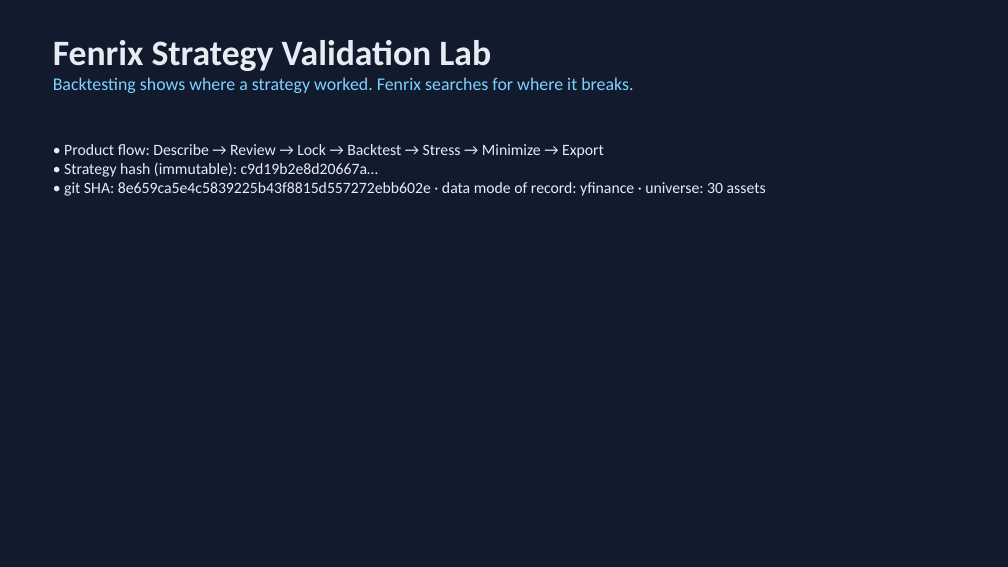
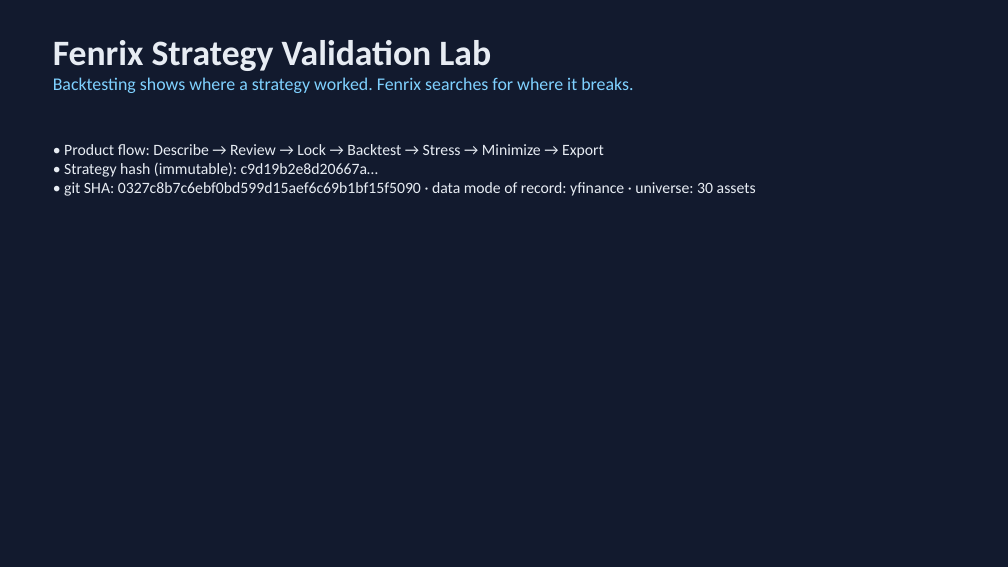
Before and after one commit to Scott-Switzer/market-fuzzer, a slide deck: slide 1 of app/static/pitch-deck/fenrix_deck.pptx. Drawn at 1008x567 pixels with LibreOffice and Linux fonts; fonts in the diff are those of the drawing. Boxes give left, top, right and bottom in pixels: in the first picture for what was removed or moved away, otherwise in the second. Text is boxed around its words. In the diff, an @@ line names an element or a change of style, - is before the commit and + after.

```diff
--- a/app/static/pitch-deck/fenrix_deck.pptx
+++ b/app/static/pitch-deck/fenrix_deck.pptx
@@ text at (x1=64, y1=182, x2=756, y2=196): text changed @@
-• git SHA: 8e659ca5e4c5839225b43f8815d557272ebb602e · data mode of record: yfinance · universe: 30 assets
+• git SHA: 0327c8b7c6ebf0bd599d15aef6c69b1bf15f5090 · data mode of record: yfinance · universe: 30 assets
```
Also in this commit, not shown: 3 other slides changed, 2 other files.
